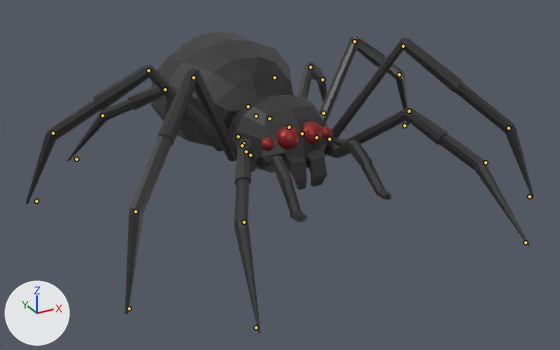
Renders of the glTF model assets/models/fast.glb from each side of a commit.
The view is the same before and after, from a 50 mm lens placed at (-4.39, -8.0, 4.19), pointed at (-0.15, -0.3, 0.34). The lights are fixed; the arrows at lower left show +X, +Y and +Z. The picture after the commit comes second. The bones that change, and the others that lie on the model, are drawn over the model as lines.
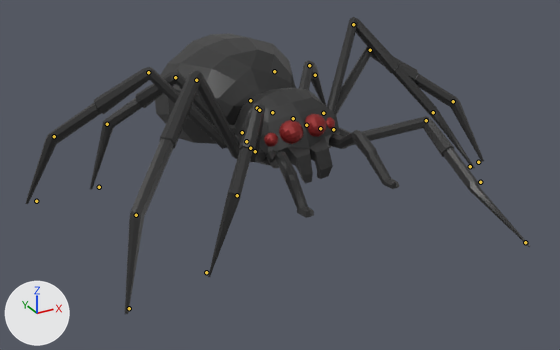
The newer file adds an action. The first version stands in its rest pose; the second is drawn at frame 0 of the action 'walk'.

Location of each change, (x1, y1, x2, y2) in pixels of the pictures (560 x 350 px):
'Cube', posed: before (26, 32, 534, 333); after (26, 17, 530, 314)
bone 'Body', root to tip: before (274, 77) to (274, 76); after (274, 71) to (274, 71)
bone 'FrontLeg.L', root to tip: before (329, 139) to (330, 139); after (333, 129) to (334, 129)
bone 'FrontLeg2.L', root to tip: before (409, 111) to (409, 111); after (426, 120) to (426, 121)
bone 'MidFrontLeg.L', root to tip: before (316, 137) to (317, 136); after (320, 128) to (321, 127)
bone 'MidFrontLeg2.L', root to tip: before (403, 46) to (404, 47); after (353, 24) to (354, 25)
bone 'BackLeg.L', root to tip: before (289, 127) to (289, 126); after (293, 118) to (293, 118)
bone 'BackLeg2.L', root to tip: before (310, 67) to (310, 67); after (309, 65) to (309, 66)
bone 'MidBackLeg.L', root to tip: before (302, 133) to (302, 132); after (306, 125) to (307, 124)
bone 'MidBackLeg2.L', root to tip: before (354, 41) to (355, 41); after (370, 50) to (371, 50)
bone 'FrontLeg.R', root to tip: before (250, 155) to (250, 155); after (255, 151) to (255, 151)
bone 'FrontLeg2.R', root to tip: before (243, 143) to (243, 144); after (257, 108) to (257, 108)
bone 'MidFrontLeg.R', root to tip: before (246, 151) to (245, 151); after (250, 148) to (250, 147)
bone 'MidFrontLeg2.R', root to tip: before (193, 77) to (193, 78); after (196, 80) to (196, 81)
bone 'BackLeg.R', root to tip: before (238, 136) to (237, 136); after (242, 132) to (241, 132)
bone 'BackLeg2.R', root to tip: before (165, 89) to (164, 89); after (175, 77) to (175, 78)
bone 'MidBackLeg.R', root to tip: before (242, 145) to (241, 144); after (246, 141) to (245, 140)
bone 'MidBackLeg2.R', root to tip: before (148, 70) to (147, 71); after (148, 72) to (147, 73)
bone 'Abdomen', root to tip: before (248, 106) to (247, 106); after (250, 100) to (250, 100)
bone 'MidFrontFoot.L', root to tip: before (529, 196) to (530, 196); after (470, 166) to (471, 166)
bone 'MidBackFoot.L', root to tip: before (404, 125) to (405, 125); after (478, 162) to (479, 161)
bone 'FrontFoot2.R', root to tip: before (256, 327) to (256, 328); after (206, 272) to (207, 273)
bone 'BackFoot.R', root to tip: before (76, 159) to (75, 158); after (99, 187) to (98, 187)

What the commit changed:
Bone 'Body' (bone_body) moves from (0.0, 0.0, 0.0) to (0.0, 0.0007, 0.0).
Bone 'Body' (bone_body) turns from (0, 0, 0) to (0, 0, 4) degrees about its own x, y and z.
Bone 'FrontLeg.L' (bone_frontleg_l) turns from (0, 0, 0) to (13, -11, -41) degrees about its own x, y and z.
Bone 'FrontLeg2.L' (bone_frontleg2_l) turns from (0, 0, 0) to (9, -2, 23) degrees about its own x, y and z.
Bone 'MidFrontLeg.L' (bone_midfrontleg_l) turns from (0, 0, 0) to (-33, 25, -53) degrees about its own x, y and z.
Bone 'MidFrontLeg2.L' (bone_midfrontleg2_l) turns from (0, 0, 0) to (22, -5, 26) degrees about its own x, y and z.
Bone 'BackLeg.L' (bone_backleg_l) turns from (0, 0, 0) to (-2, 8, -10) degrees about its own x, y and z.
Bone 'BackLeg2.L' (bone_backleg2_l) turns from (0, 0, 0) to (-5, 0, -7) degrees about its own x, y and z.
Bone 'MidBackLeg.L' (bone_midbackleg_l) turns from (0, 0, 0) to (14, -51, -25) degrees about its own x, y and z.
Bone 'MidBackLeg2.L' (bone_midbackleg2_l) turns from (0, 0, 0) to (9, 0, -5) degrees about its own x, y and z.
Bone 'FrontLeg.R' (bone_frontleg_r) turns from (0, 0, 0) to (-18, -22, -5) degrees about its own x, y and z.
Bone 'FrontLeg2.R' (bone_frontleg2_r) turns from (0, 0, 0) to (23, 4, -20) degrees about its own x, y and z.
Bone 'MidFrontLeg.R' (bone_midfrontleg_r) turns from (0, 0, 0) to (2, -3, -1) degrees about its own x, y and z.
Bone 'MidFrontLeg2.R' (bone_midfrontleg2_r) turns from (0, 0, 0) to (-1, 0, 2) degrees about its own x, y and z.
Bone 'BackLeg.R' (bone_backleg_r) turns from (0, 0, 0) to (6, 17, 25) degrees about its own x, y and z.
Bone 'BackLeg2.R' (bone_backleg2_r) turns from (0, 0, 0) to (-9, 1, 19) degrees about its own x, y and z.
Bone 'MidBackLeg.R' (bone_midbackleg_r) turns from (0, 0, 0) to (0, 1, 0) degrees about its own x, y and z.
Bone 'MidBackLeg2.R' (bone_midbackleg2_r) turns from (0, 0, 0) to (3, 0, -1) degrees about its own x, y and z.
Bone 'Abdomen' (bone_abdomen) turns from (0, 0, 0) to (-7, 0, 0) degrees about its own x, y and z.
Bone 'MidFrontFoot.L' (bone_midfrontfoot_l) moves from (0.0, 0.0, 0.0) to (-0.0068, -0.0086, -0.0008).
Bone 'MidBackFoot.L' (bone_midbackfoot_l) moves from (0.0, 0.0, 0.0) to (0.0152, -0.007, 0.0016).
Bone 'FrontFoot2.R' (bone_frontfoot2_r) moves from (0.0, 0.0, 0.0) to (0.0023, -0.0109, -0.0007).
Bone 'BackFoot.R' (bone_backfoot_r) moves from (0.0, 0.0, 0.0) to (-0.0044, -0.0092, -0.0038).
